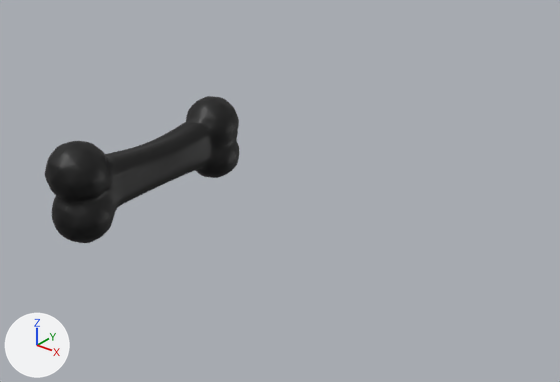
What one commit did to the glTF model models/gltf/treats.glb.
The view is the same before and after, from a camera (50 mm lens) standing at (18.5, -16.2, 10.6) and looking at (2.7, 3.6, -1.7). Lighting does not change. The marker at lower left points along +X, +Y and +Z. Mesh edges are drawn as thin lines on the coarser meshes. Where no turn or scale is listed for an object, it has been applied to the vertices.

The scene before the commit, as lines of its bpy script (objects in view):
```python
me_icosphere_003 = bpy.data.meshes.new('Icosphere.003')
me_icosphere_003.from_pydata(...)  # 14276 vertices, 28544 faces; spans x -0.96..0.96, y -3.98..4.0, z -1.69..1.66
me_icosphere_003.materials.append(mat_bone)  # picture img_bone
ob_bone = bpy.data.objects.new('bone', me_icosphere_003)
ob_bone.location = (0.0, 0.0, 0.0)
```
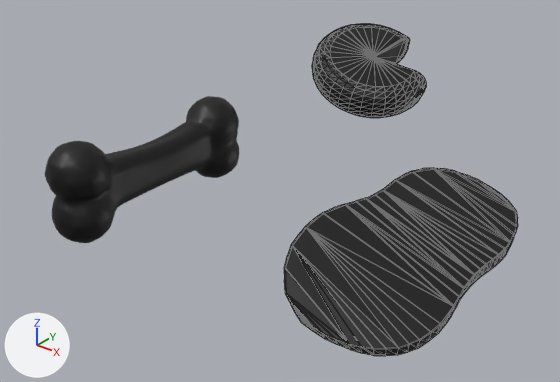
Commit message: added more treats

What differs and where, as boxes (x1, y1, x2, y2) in the pictures (560 x 382 px):
'steak', added: after (284, 168, 518, 356)
'cheese', added: after (312, 24, 426, 118)

Patch to the scene script:
```diff
--- a/models/gltf/treats.glb.py
+++ b/models/gltf/treats.glb.py
@@ img_steak @@
+img_steak = load_image('steak', '_unpacked/steak', 1024, 1024, 'sRGB')
@@ img_cheese2 @@
+img_cheese2 = load_image('cheese2', '_unpacked/cheese2', 1024, 1024, 'sRGB')
@@ mat_material_002 @@
+mat_material_002 = principled_material('Material.002')
+mat_material_002.texture = img_steak
@@ mat_material_001 @@
+mat_material_001 = principled_material('Material.001')
+mat_material_001.texture = img_cheese2
@@ me_circle_001 @@
+me_circle_001.from_pydata(...)  # 232 vertices, 456 faces; spans x -2.32..2.0, y -3.66..3.99, z -1.31..1.16
+me_circle_001.materials.append(mat_material_002)  # picture img_steak
@@ me_circle @@
+me_circle.from_pydata(...)  # 588 vertices, 1168 faces; spans x -2.48..2.77, y -2.48..2.8, z -1.69..1.71
+me_circle.materials.append(mat_material_001)  # picture img_cheese2
@@ ob_steak @@
+ob_steak = bpy.data.objects.new('steak', me_circle_001)
+ob_steak.location = (9.74, 0.37, -0.18)
@@ ob_cheese @@
+ob_cheese = bpy.data.objects.new('cheese', me_circle)
+ob_cheese.location = (-0.16, 13.51, -0.02)
```
